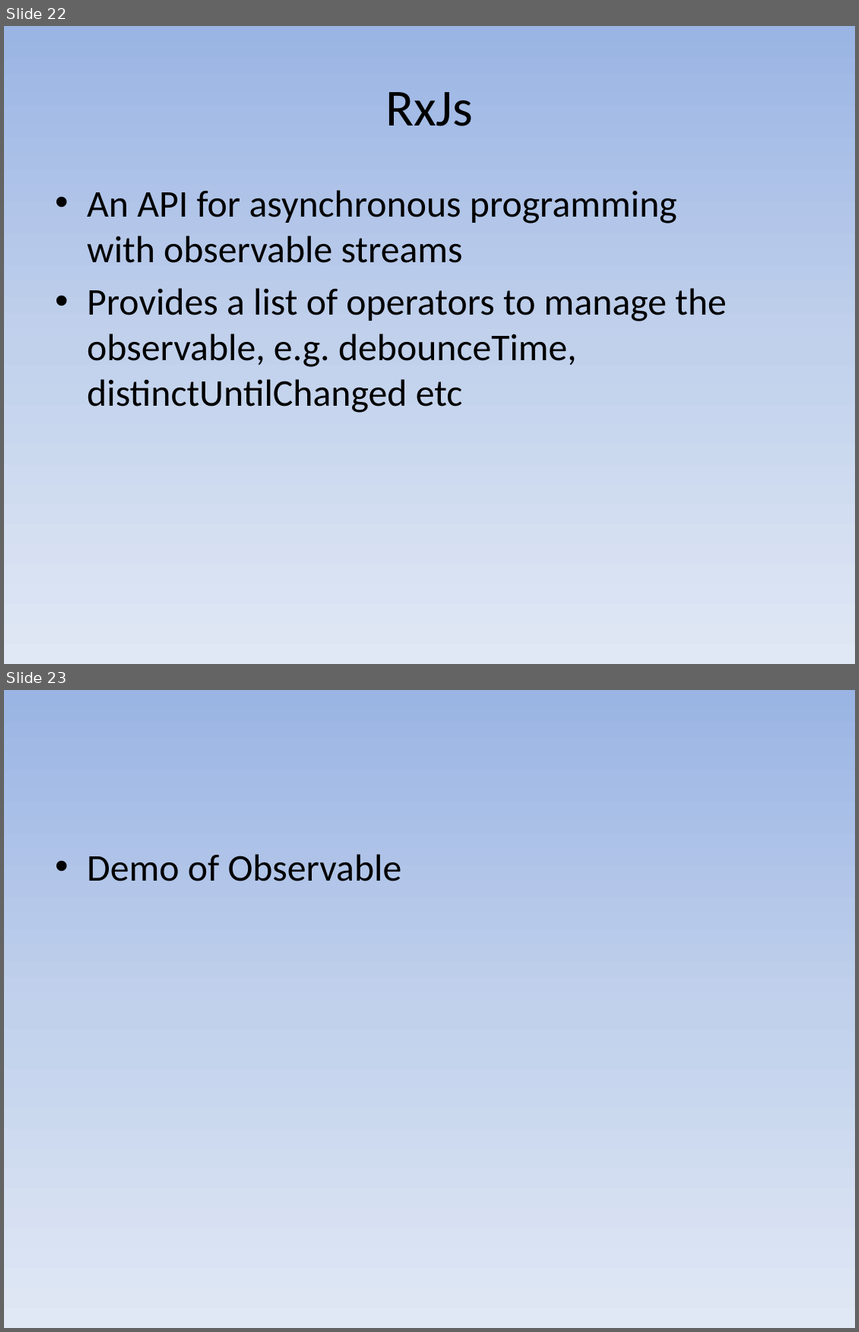
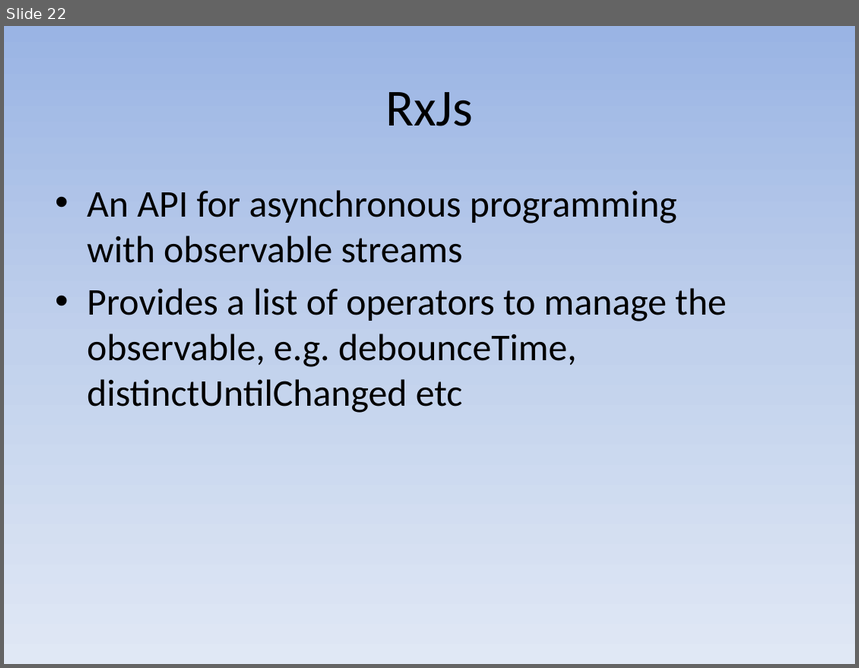
Before and after one commit to mayuanyang/HelloAngular2, a slide deck: angular2.pptx. Shown one above the other, each under a label of ours: slides 22 and 23 before the commit, slide 22 after it. The pictures are 859x1332 and 859x668 pixels, drawn with LibreOffice and Linux fonts; fonts in the diff are those of the drawing. Boxes give left, top, right and bottom in pixels: in the first picture for what was removed or moved away, otherwise in the second. Text is boxed around its words. In the diff, an @@ line names an element or a change of style, - is before the commit and + after.

```diff
--- a/angular2.pptx
+++ b/angular2.pptx
@@ slide 23 removed at box(4, 690, 855, 1328), background gradient #9AB5E4 to #C2D1ED to #E1E8F5 @@
@@ text removed at box(87, 854, 402, 882) @@
-• Demo of Observable
```
Also in this commit, not shown: 1 slide changed, 3 slides added, 8 other files.
